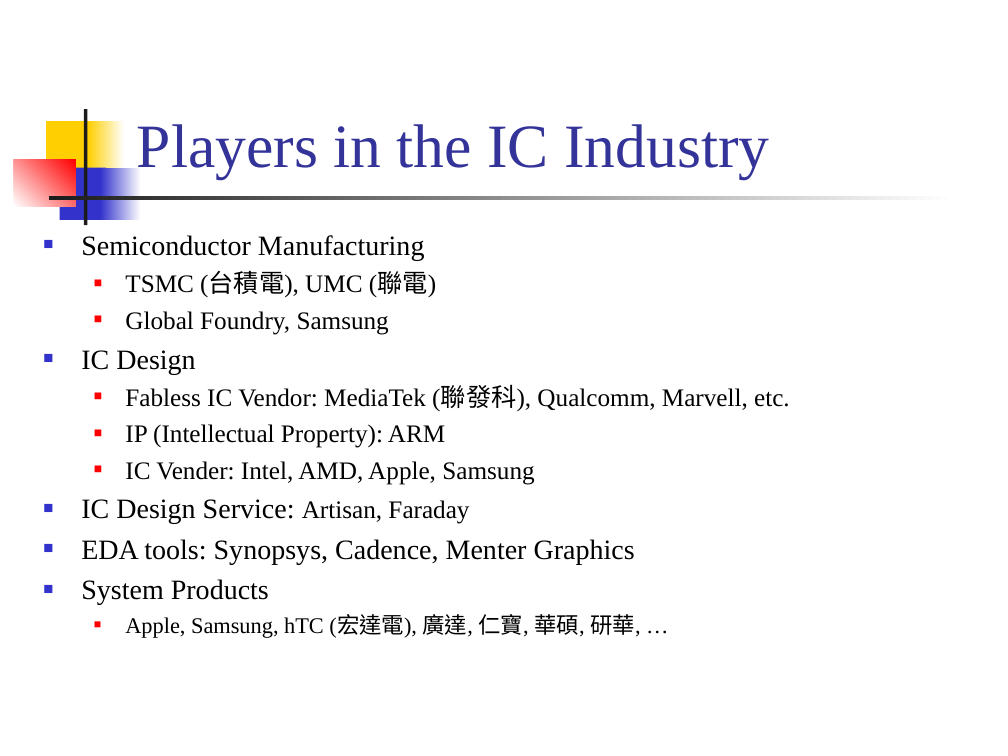
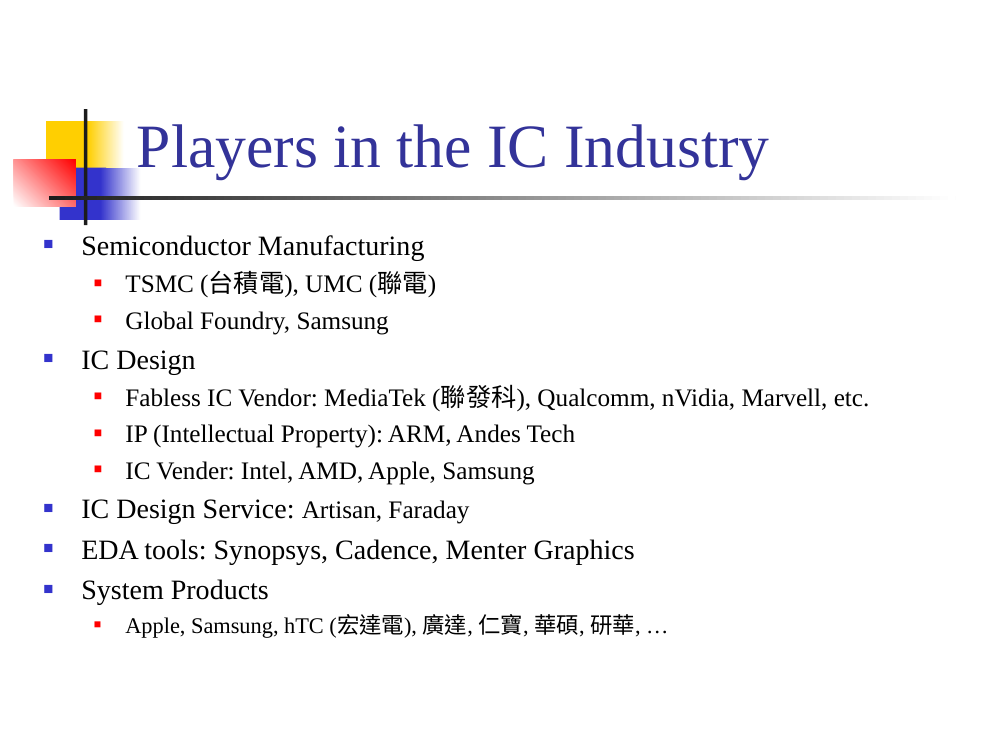
Before and after one commit to CGUSystemCourses/ComputerOrg-2015, a slide deck: slide 4 of Talks/intro_CS/hw_industry.ppt. Drawn at 1008x756 pixels with LibreOffice and Linux fonts; fonts in the diff are those of the drawing. Boxes give left, top, right and bottom in pixels: in the first picture for what was removed or moved away, otherwise in the second. Text is boxed around its words. In the diff, an @@ line names an element or a change of style, - is before the commit and + after.

Commit message:
review before 2016 class

```diff
--- a/Talks/intro_CS/hw_industry.ppt
+++ b/Talks/intro_CS/hw_industry.ppt
@@ text at [125,386,870,448]: text changed @@
-  ■ Fabless IC Vendor: MediaTek (聯發科), Qualcomm, Marvell, etc.
-  ■ IP (Intellectual Property): ARM
+  ■ Fabless IC Vendor: MediaTek (聯發科), Qualcomm, nVidia, Marvell, etc.
+  ■ IP (Intellectual Property): ARM, Andes Tech
```
